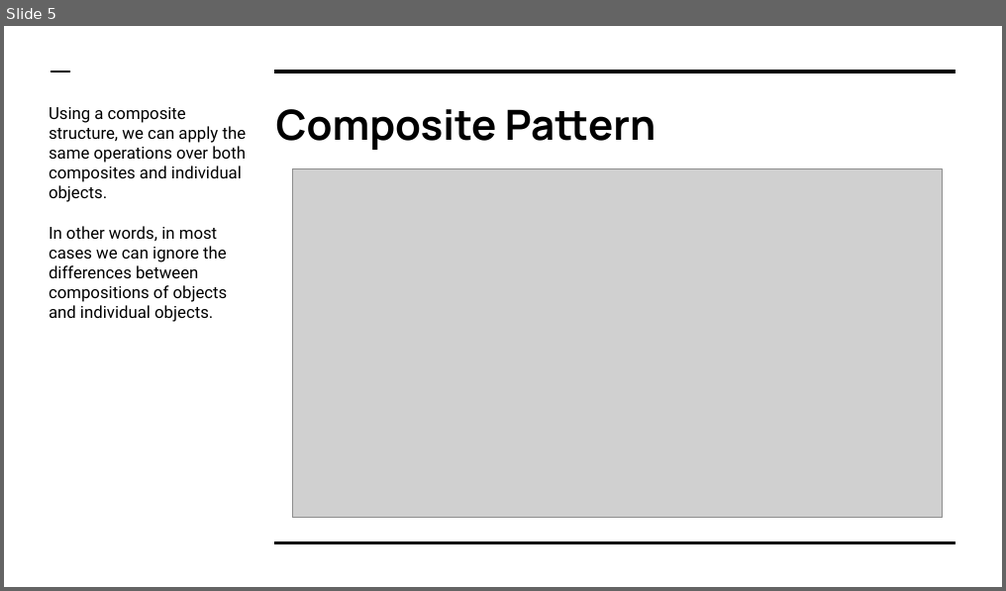
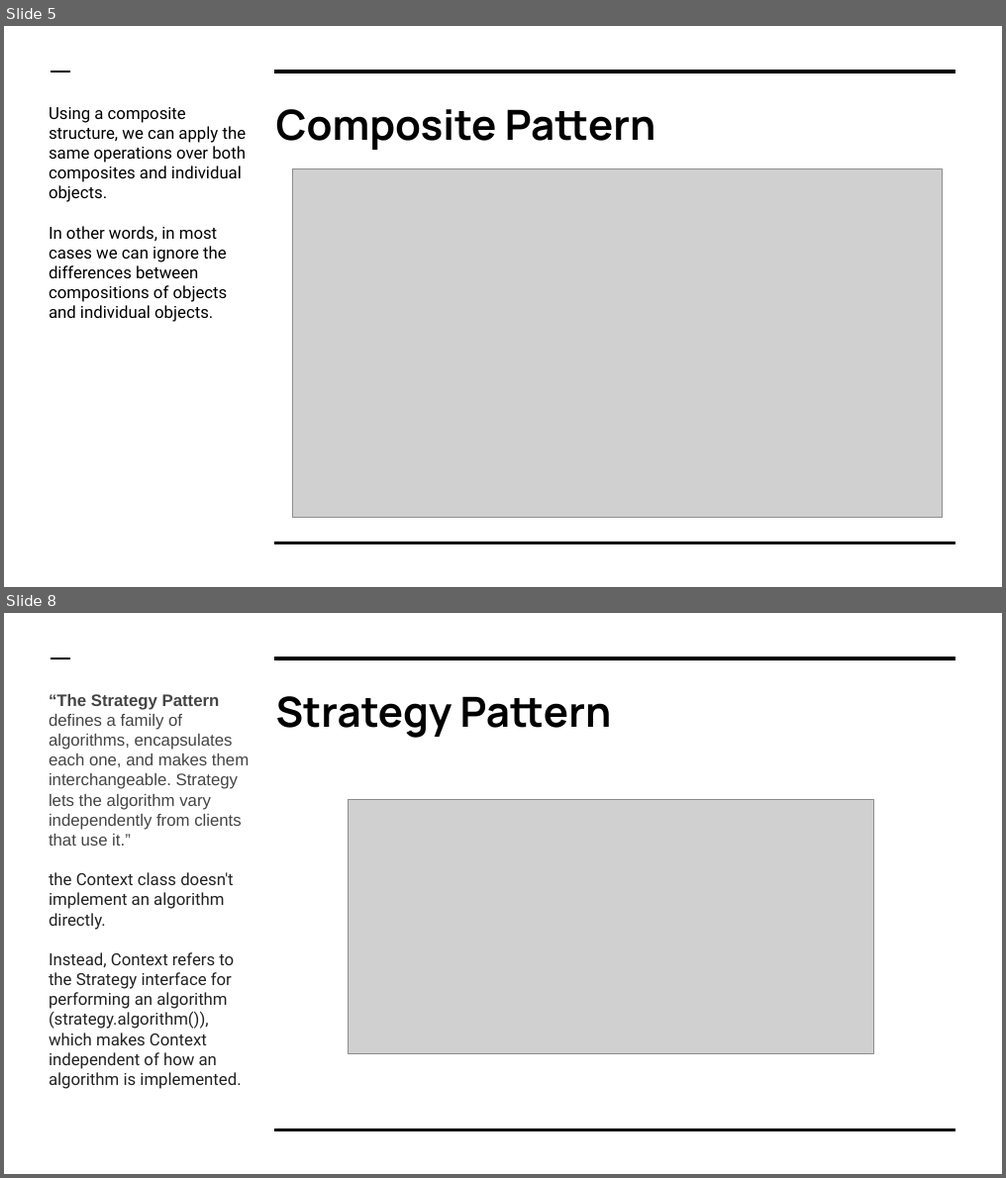
Before and after one commit to ronheywood/patternsgroup-visitor, a slide deck: CompositeIterator/CompositeIteratorPattern.pptx. Shown one above the other, each under a label of ours: slide 5 before the commit, slides 5 and 8 after it; the slides between them are not shown. The pictures are 1006x591 and 1006x1178 pixels, drawn with LibreOffice and Linux fonts; fonts in the diff are those of the drawing; grey boxes stand for pictures. Boxes give left, top, right and bottom in pixels: in the first picture for what was removed or moved away, otherwise in the second. Text is boxed around its words. In the diff, an @@ line names an element or a change of style, - is before the commit and + after.

```diff
--- a/CompositeIterator/CompositeIteratorPattern.pptx
+++ b/CompositeIterator/CompositeIteratorPattern.pptx
@@ slide 8 added at (x1=4, y1=613, x2=1002, y2=1174), background #FFFFFF; not listed: 3 template elements that a slide beside it also shows @@
@@ text added at (x1=49, y1=694, x2=249, y2=1089), 12 pt, text #222222 @@
+“The Strategy Pattern defines a family of algorithms, encapsulates each one, and makes them interchangeable. Strategy lets the algorithm vary independently from clients that use it.”
+the Context class doesn't implement an algorithm directly.
+Instead, Context refers to the Strategy interface for performing an algorithm (strategy.algorithm()), which makes Context independent of how an algorithm is implemented.
@@ title added at (x1=276, y1=696, x2=612, y2=738), 30 pt, text #000000, bold @@
+Strategy Pattern
@@ picture added at (x1=349, y1=799, x2=874, y2=1055) @@
```
Also in this commit, not shown: 3 slides changed, 2 other slides added, 2 other files.
